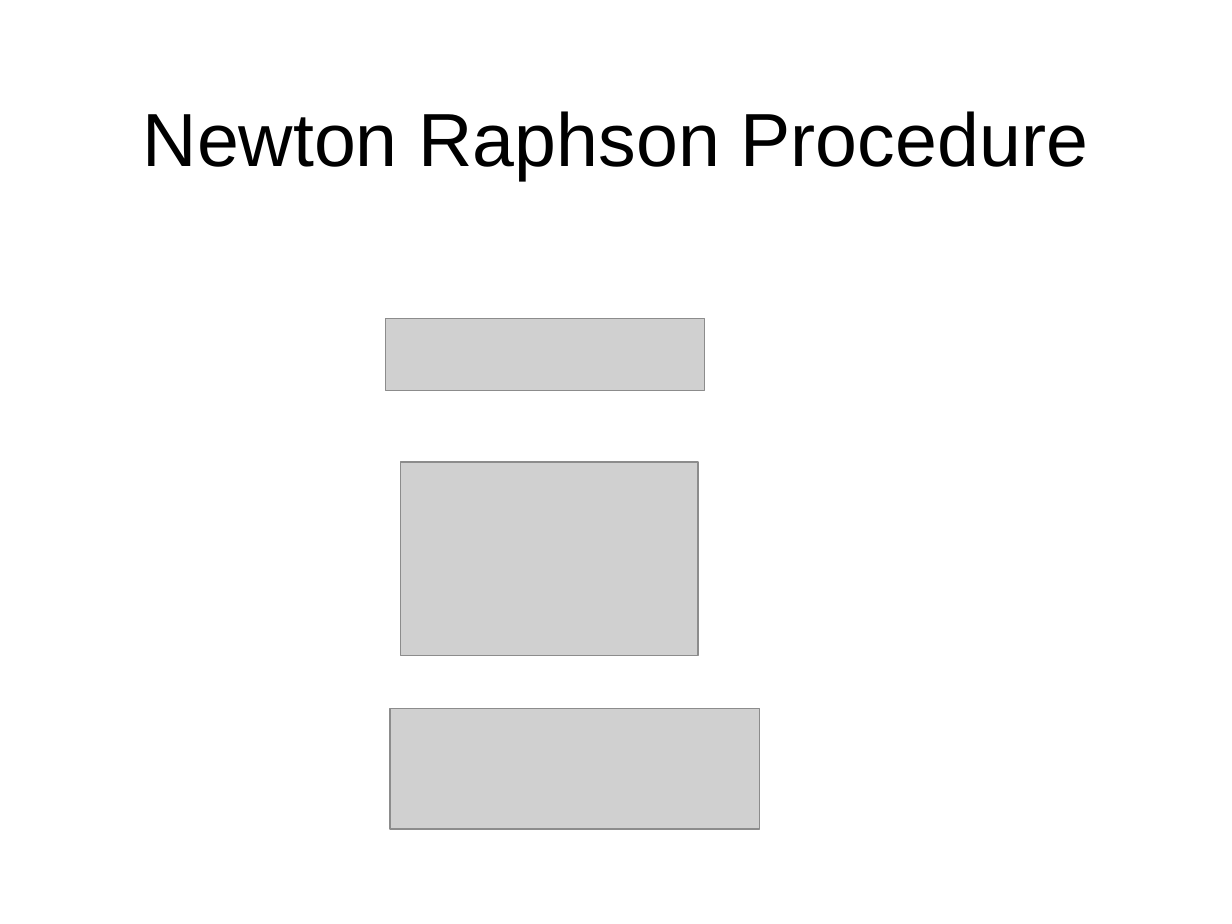
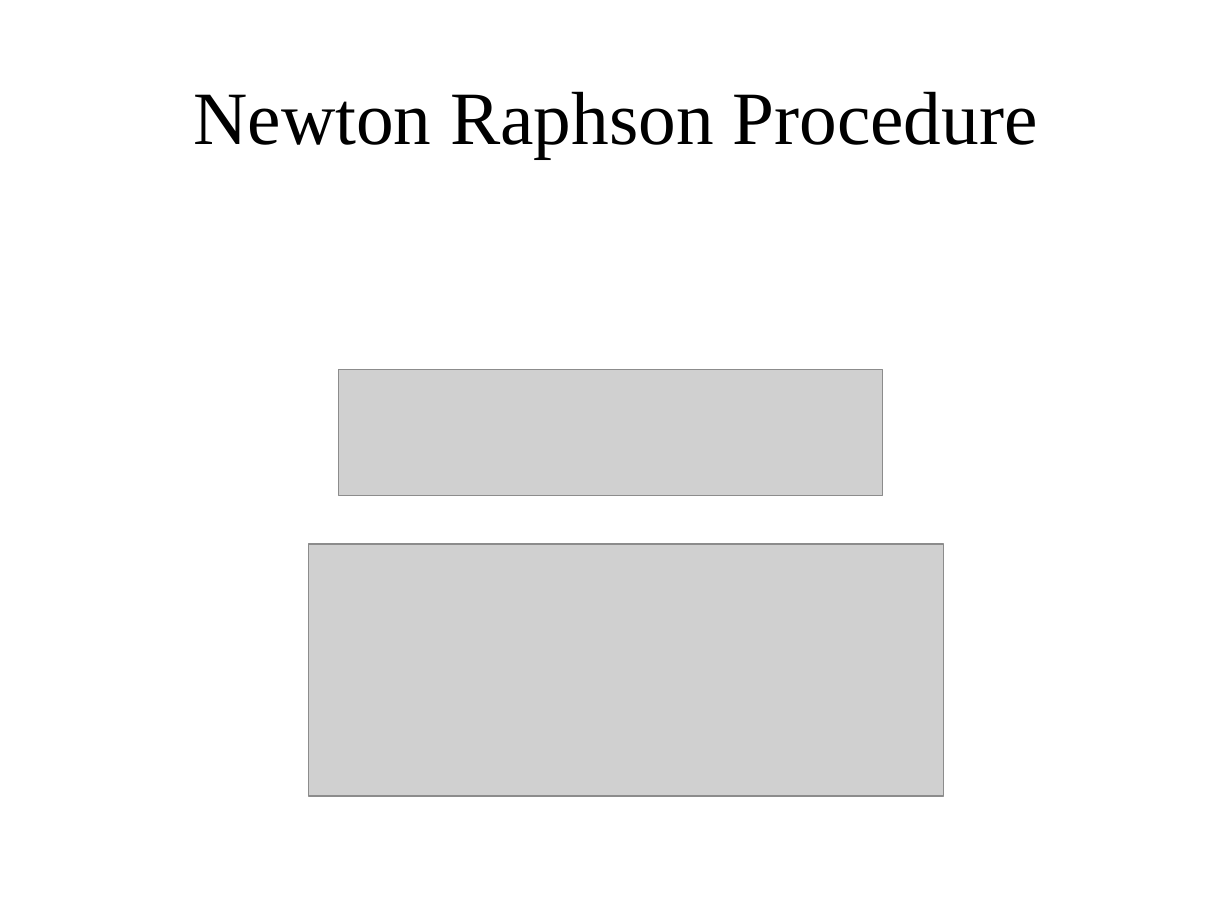
Before and after one commit to gridlab-d/course, a slide deck: slide 46 of FourDayCourse/4.1 - Powerflow Module.ppt (slide 23 before the commit). Drawn at 1232x924 pixels with LibreOffice and Linux fonts; fonts in the diff are those of the drawing; grey boxes stand for pictures; background and template pictures are left out. Boxes give left, top, right and bottom in pixels: in the first picture for what was removed or moved away, otherwise in the second. Text is boxed around its words. In the diff, an @@ line names an element or a change of style, - is before the commit and + after.

```diff
--- a/FourDayCourse/4.1 - Powerflow Module.ppt
+++ b/FourDayCourse/4.1 - Powerflow Module.ppt
@@ title "Newton Raphson Procedure": place and size @@
-title "Newton Raphson Procedure" at [143, 111, 1088, 180]
+title "Newton Raphson Procedure" at [193, 91, 1038, 158]
@@ title "Newton Raphson Procedure" at [193, 91, 1038, 158]: font Arial to Times New Roman @@
@@ picture: place and size @@
-picture at [386, 318, 705, 391]
+picture at [339, 370, 883, 495]
@@ picture removed at [400, 462, 699, 655] @@
@@ picture: place and size @@
-picture at [391, 708, 760, 829]
+picture at [309, 545, 944, 797]
```
Also in this commit, not shown: 62 other slides changed, 17 slides added, 9 slides removed.
